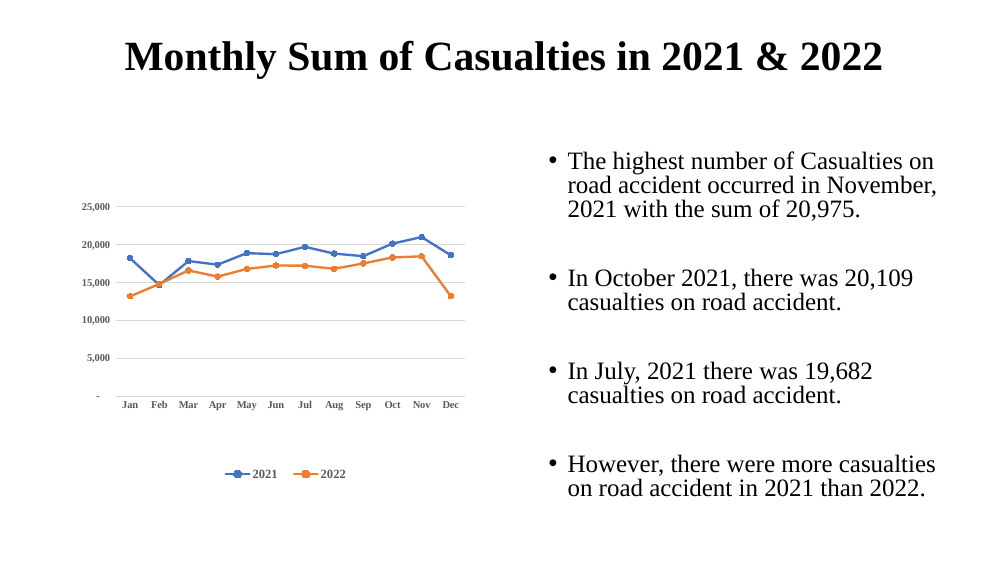
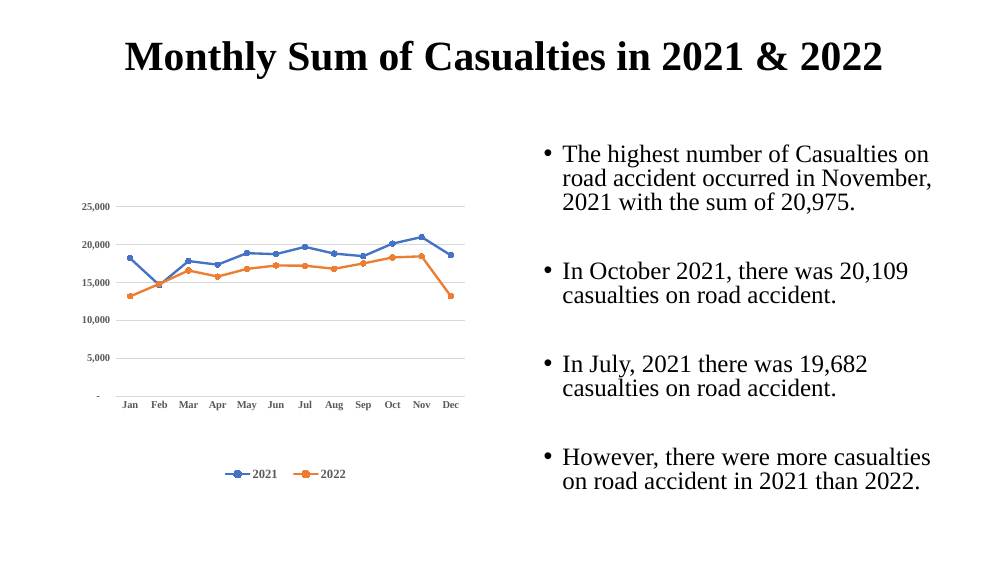
Before and after one commit to Amy2220/Amy_Projects, a slide deck: slide 2 of Road_Accident_Analysis/Road_Accident_Data.pptx (slide 3 before the commit). Drawn at 1008x567 pixels with LibreOffice and Linux fonts; fonts in the diff are those of the drawing. Boxes give left, top, right and bottom in pixels: in the first picture for what was removed or moved away, otherwise in the second. Text is boxed around its words. In the diff, an @@ line names an element or a change of style, - is before the commit and + after.

```diff
--- a/Road_Accident_Analysis/Road_Accident_Data.pptx
+++ b/Road_Accident_Analysis/Road_Accident_Data.pptx
@@ text "The highest number of Casualties ...": place and size @@
-text "The highest number of Casualties ..." at bbox=[568, 151, 938, 497]
+text "The highest number of Casualties ..." at bbox=[562, 144, 932, 490]
```
Also in this commit, not shown: 4 other slides changed, 1 slide removed, 6 other files.
